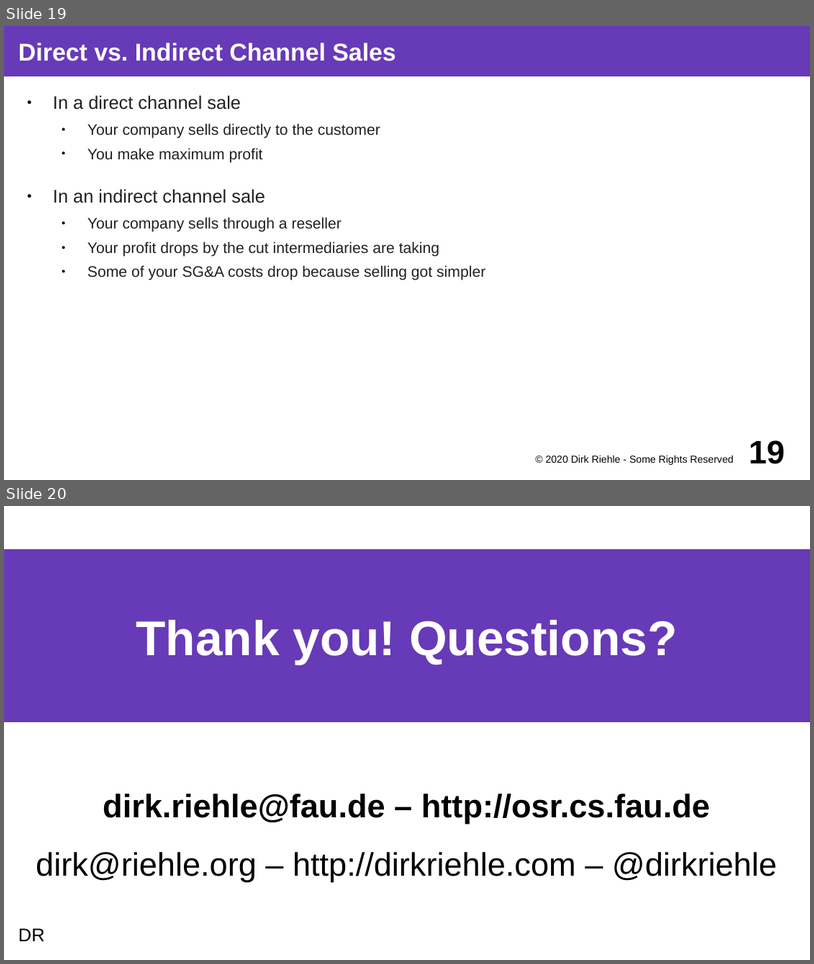
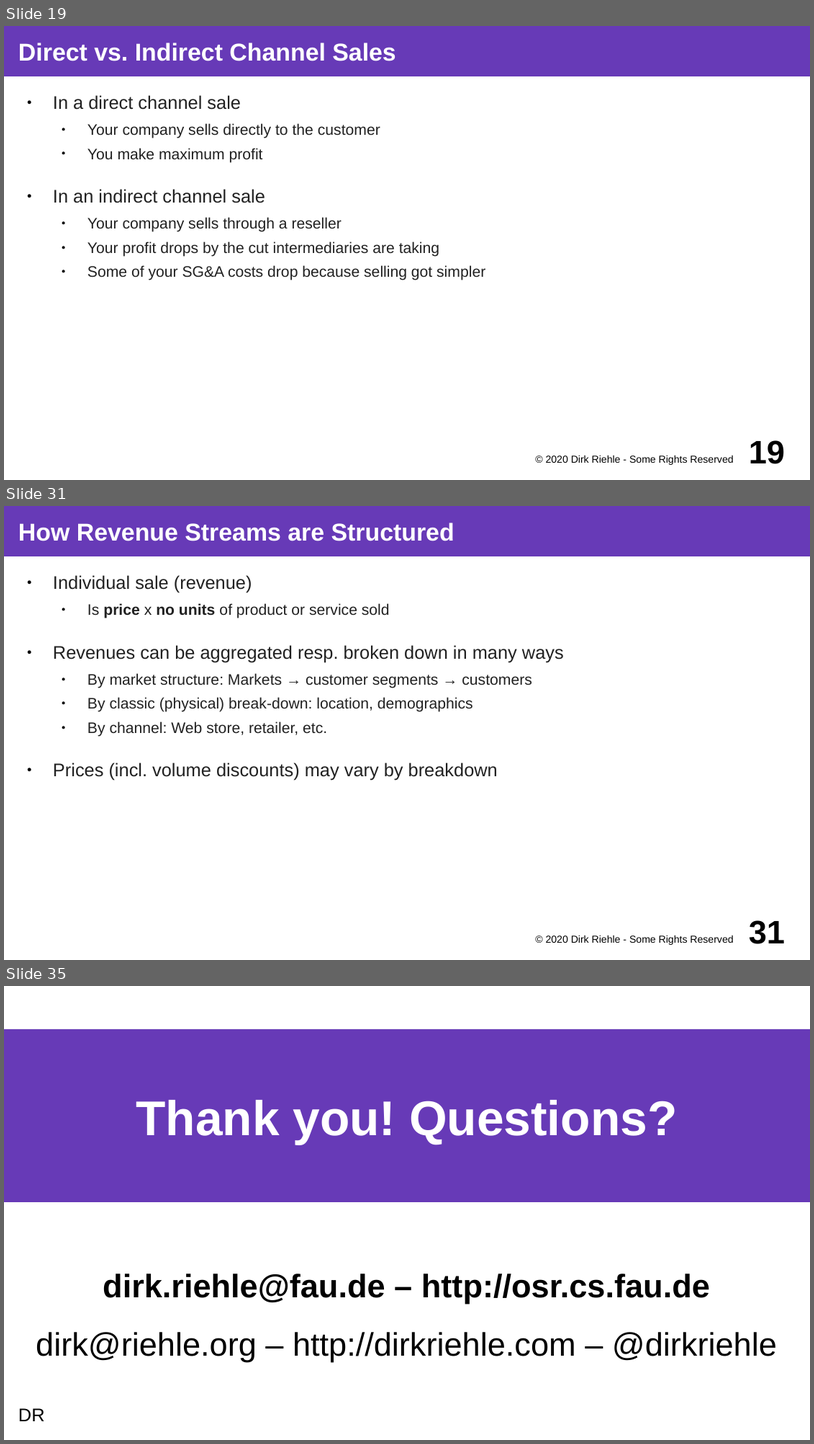
Before and after one commit to dirkriehle/coss-course, a slide deck: Lecture slides/COSS B04 - Business Models.odp. Shown one above the other, each under a label of ours: slides 19 and 20 before the commit, slides 19, 31 and 35 after it; the slides between them are not shown. The pictures are 814x964 and 814x1444 pixels, drawn with LibreOffice and Linux fonts; fonts in the diff are those of the drawing. Boxes give left, top, right and bottom in pixels: in the first picture for what was removed or moved away, otherwise in the second. Text is boxed around its words. In the diff, an @@ line names an element or a change of style, - is before the commit and + after.

```diff
--- a/Lecture slides/COSS B04 - Business Models.odp
+++ b/Lecture slides/COSS B04 - Business Models.odp
@@ slide 31 added at box(4, 506, 810, 960), background #FFFFFF @@
@@ title added at box(4, 506, 810, 556), fill #673AB7, 24 pt, text #FFFFFF, bold @@
+How Revenue Streams are Structured
@@ text added at box(53, 575, 564, 780), 15 pt, text #212121 @@
+● Individual sale (revenue)
+  ● Is price x no units of product or service sold
+● Revenues can be aggregated resp. broken down in many ways
+  ● By market structure: Markets → customer segments → customers
+  ● By classic (physical) break-down: location, demographics
+  ● By channel: Web store, retailer, etc.
+● Prices (incl. volume discounts) may vary by breakdown
@@ text added at box(546, 934, 733, 944), 10 pt, text #000000 @@
+© 2020 Dirk Riehle - Some Rights Reserved
@@ page number added at box(749, 920, 785, 944), 32 pt, text #000000, bold @@
+31
@@ what was slide 20 is now slide 35 @@
```
Also in this commit, not shown: 14 other slides added, 1 other file.
